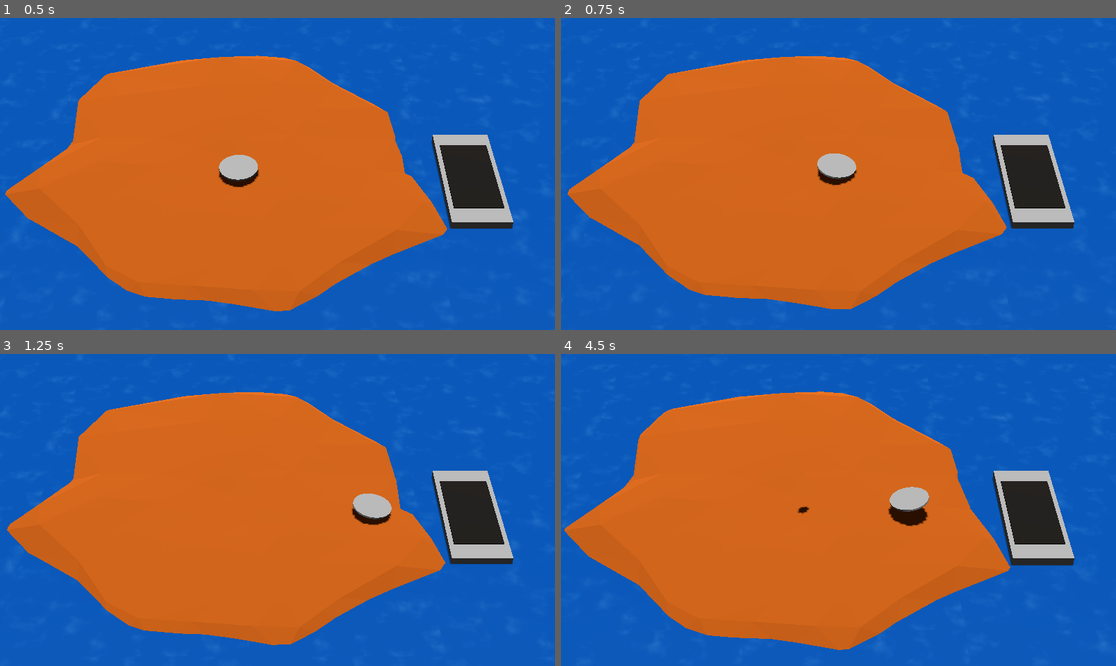
Above: before the commit, frames 1-4 (two rows, left to right).
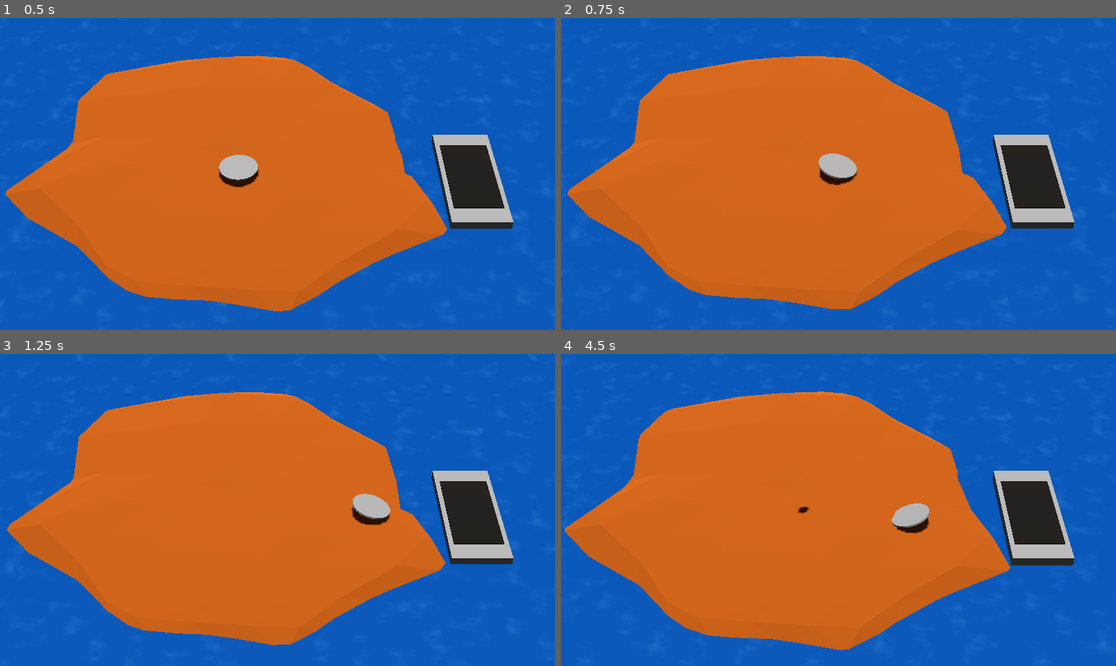
Above: after the commit, the same moments.

Repository: nikolajbaer/ldj56
Game: Godot game, scene res://root.tscn
Two runs of this game, one before a commit and one after it. Both use one fixed random seed, a clock stepped at 60 frames per second and the inputs below.
Inputs (mouse positions are in pixels of both pictures, inside the frame that each line leads up to):
- Up to frame 1 (0.5 s): no input
- Up to frame 2 (0.75 s): move the mouse to (960, 158) at 0.52 s; hold Right (right) from 0.53 s (still down)
- Up to frame 3 (1.25 s): keep holding Right (right)
- Up to frame 4 (4.5 s): move the mouse to (727, 525) at 1.27 s; release Right (right) at 1.28 s; hold Down (down) 1.28-2.03 s; move the mouse to (894, 441) at 2.02 s; hold Right (right) 2.03-2.78 s; move the mouse to (810, 572) at 2.77 s; hold Up (up) 2.78-3.53 s; move the mouse to (1005, 556) at 3.52 s; hold Left (left) from 3.53 s (still down); move the mouse to (672, 463) at 4.27 s

Frame 1 is identical in both runs. In frame 2, 0.1% of the frame differs, in the area x 46-54%, y 43-54%; in frame 3, less than 0.1%; in frame 4, 0.9%, in the area x 58-67%, y 42-58%.

Commit message:
play around with max angle on trampoline

Diff:
--- a/trampoline.gd
+++ b/trampoline.gd
@@ -5,7 +5,7 @@
 const MAX_DIST_FROM_ORIGIN = 6.5
 var weighed_down = 0
 const WEIGHT_PENALTY = 0.5
-const TILT_FACTOR = 5
+const MAX_TILT_ANGLE = 30.0
 
 var y_offset
 
@@ -19,9 +19,7 @@
 	var mouse_position = get_viewport().get_mouse_position()
 	var screen_size = get_viewport().size
 	var mouse_pos = (mouse_position / Vector2(screen_size)) * 2.0 - Vector2(1, 1)
-	var look_target = Vector3(mouse_pos.x,0,mouse_pos.y) * TILT_FACTOR
-	#look_target.y = position.y + 5
-	#look_at(look_target,Vector3.FORWARD)
+
 	var tilt_quat = get_tilt(mouse_pos)
 
 	var speed = max(SPEED - (weighed_down * WEIGHT_PENALTY),1)
@@ -44,9 +42,6 @@
 
 	transform = Transform3D(Basis(tilt_quat),new_pos)
 
-# Maximum tilt angle in degrees
-const MAX_TILT_ANGLE = 15.0
-
 # Function to tilt the platform based on a Vector2 input
 func get_tilt(tilt: Vector2):
 
